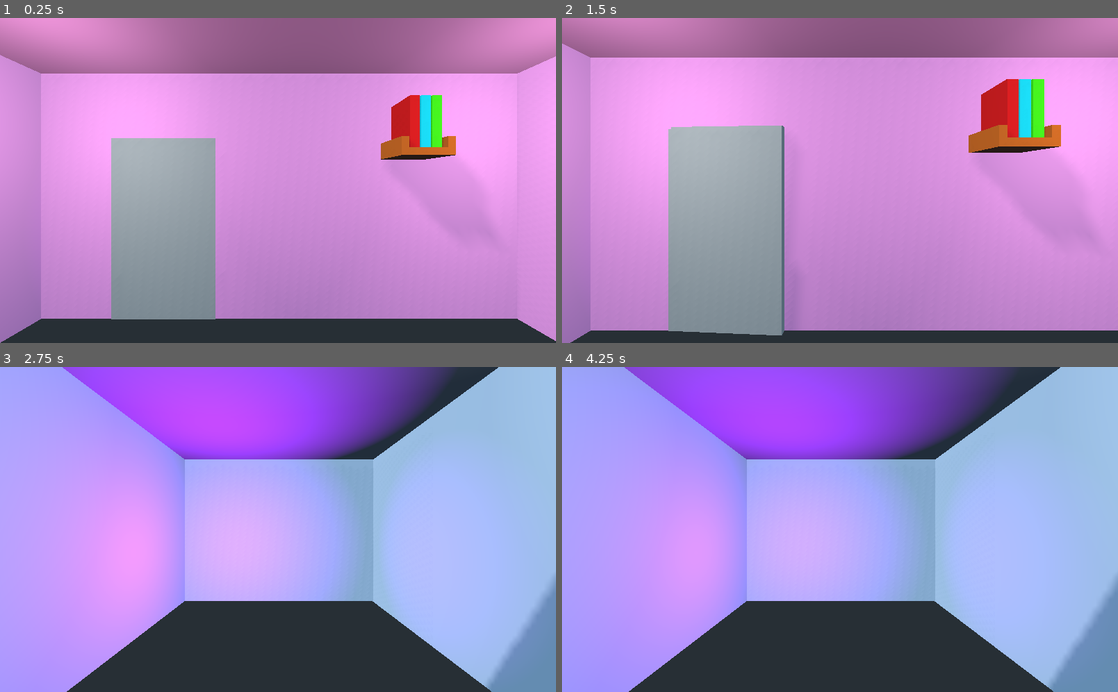
Above: before the commit, frames 1-4 (two rows, left to right).
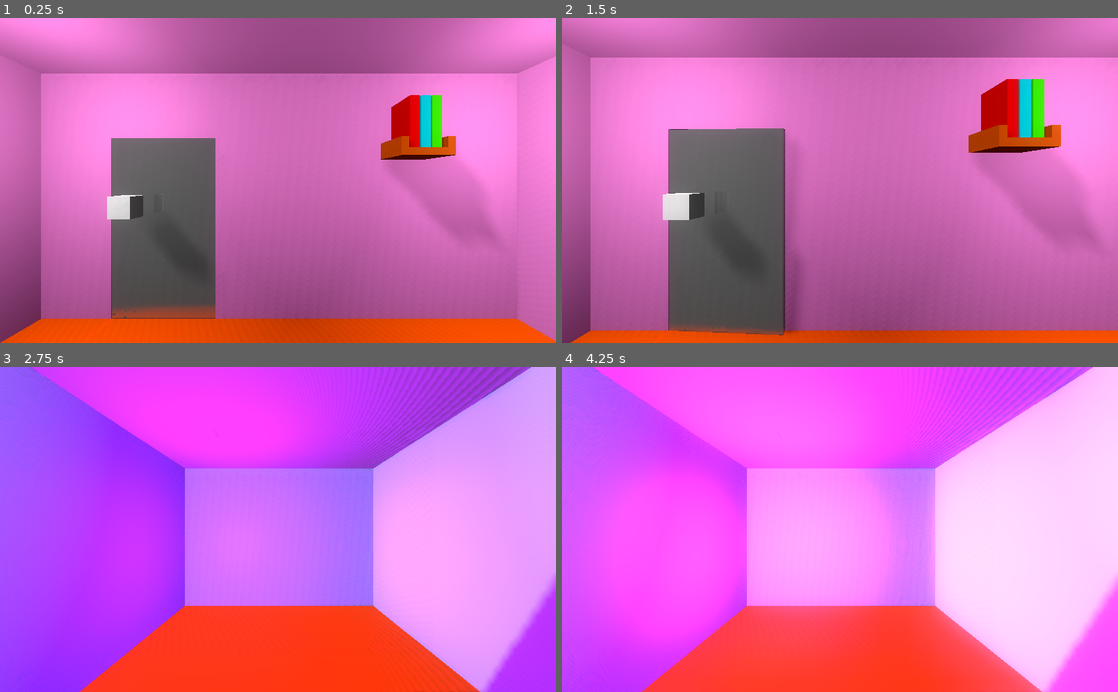
Above: after the commit, the same moments.

Repository: pedrotrschneider/mind-switches
Game: Godot game, scene res://scenes/app/app.tscn
The game is run twice, just before and just after one commit, with the same random seed, the same clock (stepped at 60 frames per second) and the same inputs.
Inputs (mouse positions are in pixels of both pictures, inside the frame that each line leads up to):
- Up to frame 1 (0.25 s): no input
- Up to frame 2 (1.5 s): tap Enter at 0.5 s; move the mouse to (962, 164) at 0.52 s; click (962, 164) at 0.67 s; tap Space at 1.25 s; move the mouse to (728, 196) at 1.27 s; click (728, 196) at 1.42 s
- Up to frame 3 (2.75 s): move the mouse to (333, 458) at 2.02 s; click (333, 458) at 2.17 s
- Up to frame 4 (4.25 s): move the mouse to (812, 594) at 2.77 s; click (812, 594) at 2.92 s; move the mouse to (1006, 578) at 3.52 s; click (1006, 578) at 3.67 s

The runs differ from the first frame. In frame 1, 89% of the frame differs, in the area x 0-100%, y 0-100%; in frame 2, 90%; in frame 3, 100%; in frame 4, 100%.

Commit message:
⚡️ Improve lighting on the main menu
Add world environment for better lighting.

Diff:
--- a/scenes/main_menu_scenes/books/books.tscn
+++ b/scenes/main_menu_scenes/books/books.tscn
@@ -1,8 +1,7 @@
-[gd_scene load_steps=10 format=2]
+[gd_scene load_steps=9 format=2]
 
 [ext_resource path="res://scenes/main_menu_scenes/book/book.tscn" type="PackedScene" id=1]
 [ext_resource path="res://resources/runtime_data/runtime_data.tres" type="Resource" id=2]
-[ext_resource path="res://scenes/main_menu_scenes/book/book.gd" type="Script" id=3]
 [ext_resource path="res://scenes/main_menu_scenes/books/books.gd" type="Script" id=4]
 
 [sub_resource type="CubeMesh" id=1]
@@ -30,7 +29,7 @@
 "times": PoolRealArray( 0, 0.3 ),
 "transitions": PoolRealArray( 1, 1 ),
 "update": 0,
-"values": [ 0.0, 6.0 ]
+"values": [ 0.0, 4.0 ]
 }
 
 [node name="Books" type="Spatial"]
@@ -41,33 +40,15 @@
 _spot_light_animation_player = NodePath("AnimationPlayer")
 _spot_light = NodePath("SpotLight")
 
-[node name="Book" type="Spatial" parent="." instance=ExtResource( 1 )]
-script = ExtResource( 3 )
-_runtime_data = ExtResource( 2 )
-_animation_player = NodePath("AnimationController")
-_spine_mesh = NodePath("BookMesh/Spine/Spine")
-_front_cover_mesh = NodePath("BookMesh/FrontRotationPivot/FrontCover/Cover")
-_back_cover_mesh = NodePath("BookMesh/BackRotationPivot/BackCover/Cover")
+[node name="Book" parent="." instance=ExtResource( 1 )]
 _albedo = Color( 0.960784, 0.054902, 0.054902, 1 )
 
-[node name="Book2" type="Spatial" parent="." instance=ExtResource( 1 )]
+[node name="Book2" parent="." instance=ExtResource( 1 )]
 transform = Transform( 1, 0, 0, 0, 1, 0, 0, 0, 1, 0, 0, -0.95631 )
-script = ExtResource( 3 )
-_runtime_data = ExtResource( 2 )
-_animation_player = NodePath("AnimationController")
-_spine_mesh = NodePath("BookMesh/Spine/Spine")
-_front_cover_mesh = NodePath("BookMesh/FrontRotationPivot/FrontCover/Cover")
-_back_cover_mesh = NodePath("BookMesh/BackRotationPivot/BackCover/Cover")
 _albedo = Color( 0.0509804, 0.882353, 0.945098, 1 )
 
-[node name="Book3" type="Spatial" parent="." instance=ExtResource( 1 )]
+[node name="Book3" parent="." instance=ExtResource( 1 )]
 transform = Transform( 1, 0, 0, 0, 1, 0, 0, 0, 1, 0, 0, -1.91167 )
-script = ExtResource( 3 )
-_runtime_data = ExtResource( 2 )
-_animation_player = NodePath("AnimationController")
-_spine_mesh = NodePath("BookMesh/Spine/Spine")
-_front_cover_mesh = NodePath("BookMesh/FrontRotationPivot/FrontCover/Cover")
-_back_cover_mesh = NodePath("BookMesh/BackRotationPivot/BackCover/Cover")
 _albedo = Color( 0.27451, 0.956863, 0.027451, 1 )
 
 [node name="Bookshelf" type="Spatial" parent="."]
@@ -97,7 +78,7 @@
 [node name="SpotLight" type="SpotLight" parent="."]
 transform = Transform( -1.62921e-07, 0, 1, 0, 1, 0, -1, 0, -1.62921e-07, 5.00775, 0.245342, -1.035 )
 visible = false
-light_energy = 0.0
+light_energy = 6.0
 shadow_enabled = true
 spot_range = 10.8148
 spot_angle = 37.9105
--- a/scenes/main_menu_scenes/door/door.tscn
+++ b/scenes/main_menu_scenes/door/door.tscn
@@ -7,8 +7,7 @@
 size = Vector3( 1, 18.5, 10.5 )
 
 [sub_resource type="SpatialMaterial" id=2]
-albedo_color = Color( 0.760784, 0.760784, 0.760784, 1 )
-metallic = 0.29
+metallic = 1.0
 
 [sub_resource type="BoxShape" id=3]
 extents = Vector3( 1, 9.06392, 5.24367 )
@@ -30,7 +29,7 @@
 }
 
 [node name="Door" type="Spatial"]
-transform = Transform( 1, 0, 0, 0, 1, 0, 0, 0, 1, -2.63956, 9.24325, 11.593 )
+transform = Transform( 1, 0, 0, 0, 1, 0, 0, 0, 1, -2.64, 9, 11.5 )
 script = ExtResource( 1 )
 _runtime_data = ExtResource( 2 )
 _animation_player = NodePath("AnimationPlayer")
--- a/scenes/main_menu_scenes/main_menu/main_menu.tscn
+++ b/scenes/main_menu_scenes/main_menu/main_menu.tscn
@@ -21,7 +21,7 @@
 "times": PoolRealArray( 0, 0.2, 0.4 ),
 "transitions": PoolRealArray( 1, 1, 1 ),
 "update": 0,
-"values": [ 4.0, 1.0, 4.0 ]
+"values": [ 3.0, 1.0, 3.0 ]
 }
 
 [sub_resource type="Animation" id=2]
@@ -69,6 +69,29 @@
 "values": [ Vector3( 21.3, 14, 0 ), Vector3( 6.551, 18.85, -12.57 ) ]
 }
 
+[sub_resource type="Environment" id=5]
+ambient_light_color = Color( 1, 1, 1, 1 )
+ambient_light_energy = 0.05
+ambient_light_sky_contribution = 0.1
+fog_color = Color( 0.807843, 0.87451, 0.937255, 1 )
+fog_depth_curve = 1.8025
+auto_exposure_max_luma = 16.0
+auto_exposure_speed = 0.01
+ss_reflections_enabled = true
+ss_reflections_fade_in = 0.166436
+ss_reflections_fade_out = 9.18958
+ss_reflections_roughness = false
+ssao_radius = 128.0
+dof_blur_far_distance = 50.0
+glow_enabled = true
+glow_strength = 0.83
+glow_bloom = 0.05
+glow_blend_mode = 0
+adjustment_enabled = true
+adjustment_brightness = 0.9
+adjustment_contrast = 1.2
+adjustment_saturation = 1.1
+
 [node name="MainMenu" type="Spatial"]
 script = ExtResource( 6 )
 _runtime_data = ExtResource( 5 )
@@ -102,10 +125,12 @@
 [node name="PurpleLight" type="OmniLight" parent="SmallRoomLighting"]
 transform = Transform( 1, 0, 0, 0, 1, 0, 0, 0, 1, -20.8297, 8.66017, 17.122 )
 light_color = Color( 0.756863, 0.2, 0.984314, 1 )
-light_energy = 4.0
+light_energy = 2.5
 light_indirect_energy = 0.0
 light_specular = 1.0
-omni_range = 21.4681
+shadow_enabled = true
+omni_range = 30.4753
+omni_attenuation = 0.0853776
 
 [node name="AnimationPlayer" type="AnimationPlayer" parent="SmallRoomLighting"]
 anims/OscilatingLight = SubResource( 1 )
@@ -117,3 +142,9 @@
 anims/BookSelected = SubResource( 2 )
 anims/DoorSelected = SubResource( 3 )
 anims/SelectedShelf = SubResource( 4 )
+
+[node name="WorldEnvironment" type="WorldEnvironment" parent="."]
+environment = SubResource( 5 )
+
+[node name="CSGBox" type="CSGBox" parent="."]
+transform = Transform( 1, 0, 0, 0, 1, 0, 0, 0, 1, 0, 11.5755, 13.9474 )
--- a/scenes/main_menu_scenes/main_menu/small_room_lighting.gd
+++ b/scenes/main_menu_scenes/main_menu/small_room_lighting.gd
@@ -3,4 +3,4 @@
 export(NodePath) onready var _animation_player = get_node(_animation_player) as AnimationPlayer;
 
 func _ready():
-	_animation_player.play("OscilatingLight", -1, 0.3);
+	_animation_player.play("OscilatingLight", -1, 0.2);
--- a/scenes/main_menu_scenes/wall/wall.tscn
+++ b/scenes/main_menu_scenes/wall/wall.tscn
@@ -10,16 +10,19 @@
 size = Vector2( 25, 50 )
 
 [sub_resource type="PlaneMesh" id=4]
-size = Vector2( 50, 50 )
+size = Vector2( 55, 120 )
 
-[sub_resource type="PlaneMesh" id=5]
+[sub_resource type="SpatialMaterial" id=9]
+albedo_color = Color( 1, 0.427451, 0.0823529, 1 )
+
+[sub_resource type="PlaneMesh" id=10]
 size = Vector2( 30, 20 )
 
-[sub_resource type="SpatialMaterial" id=6]
+[sub_resource type="SpatialMaterial" id=11]
 albedo_color = Color( 0.792157, 0.886275, 1, 1 )
 
-[sub_resource type="PlaneMesh" id=7]
-size = Vector2( 30, 30 )
+[sub_resource type="PlaneMesh" id=12]
+size = Vector2( 35, 35 )
 
 [node name="Wall" type="Spatial"]
 transform = Transform( 1, 0, 0, 0, 1, 0, 0, 0, 1, -2.61396, 0, 0 )
@@ -53,24 +56,29 @@
 mesh = SubResource( 4 )
 material/0 = SubResource( 2 )
 
+[node name="Floor" type="MeshInstance" parent="MainRoom"]
+transform = Transform( -1.62921e-07, 0, -1, 0, 1, 0, 1, 0, -1.62921e-07, 23.628, 0.035, 0 )
+mesh = SubResource( 4 )
+material/0 = SubResource( 9 )
+
 [node name="SmallRoom" type="Spatial" parent="."]
 
 [node name="RightWall" type="MeshInstance" parent="SmallRoom"]
-transform = Transform( 1, 0, 0, 0, -1.62921e-07, 1, 0, -1, -1.62921e-07, -15.5747, 10.7392, 24.6857 )
-mesh = SubResource( 5 )
-material/0 = SubResource( 6 )
+transform = Transform( 1, 0, 0, 0, -1.62921e-07, 1, 0, -1, -1.62921e-07, -15.5747, 10.0641, 24.6857 )
+mesh = SubResource( 10 )
+material/0 = SubResource( 11 )
 
 [node name="LeftWall" type="MeshInstance" parent="SmallRoom"]
-transform = Transform( 1, 0, 0, 0, -1.62921e-07, -1, 0, 1, -1.62921e-07, -15.8443, 10.6322, -1.74219 )
-mesh = SubResource( 5 )
-material/0 = SubResource( 6 )
+transform = Transform( 1, 0, 0, 0, -1.62921e-07, -1, 0, 1, -1.62921e-07, -15.8443, 10.0468, -1.74219 )
+mesh = SubResource( 10 )
+material/0 = SubResource( 11 )
 
 [node name="BackWall" type="MeshInstance" parent="SmallRoom"]
-transform = Transform( -1.62921e-07, 1, -1.62921e-07, 0, -1.62921e-07, -1, -1, -1.62921e-07, 2.65431e-14, -30.0443, 10.7392, 11.8345 )
-mesh = SubResource( 5 )
-material/0 = SubResource( 6 )
+transform = Transform( -1.62921e-07, 1, -1.62921e-07, 0, -1.62921e-07, -1, -1, -1.62921e-07, 2.65431e-14, -30.0443, 9.62236, 11.8345 )
+mesh = SubResource( 10 )
+material/0 = SubResource( 11 )
 
 [node name="Ceiling" type="MeshInstance" parent="SmallRoom"]
-transform = Transform( -1.62921e-07, 3.25841e-07, -1, 0, -1, -3.25841e-07, -1, -5.30863e-14, 1.62921e-07, -16.771, 20.6072, 11.8345 )
-mesh = SubResource( 7 )
-material/0 = SubResource( 6 )
+transform = Transform( -1.62921e-07, 3.25841e-07, -1, 0, -1, -3.25841e-07, -1, -5.30863e-14, 1.62921e-07, -17.3284, 19.3425, 11.8345 )
+mesh = SubResource( 12 )
+material/0 = null
Not shown: 1 places in scenes/main_menu_scenes/main_menu/main_menu.tscn that only renumber resources
Not shown: 1 places in scenes/main_menu_scenes/wall/wall.tscn that only renumber resources
